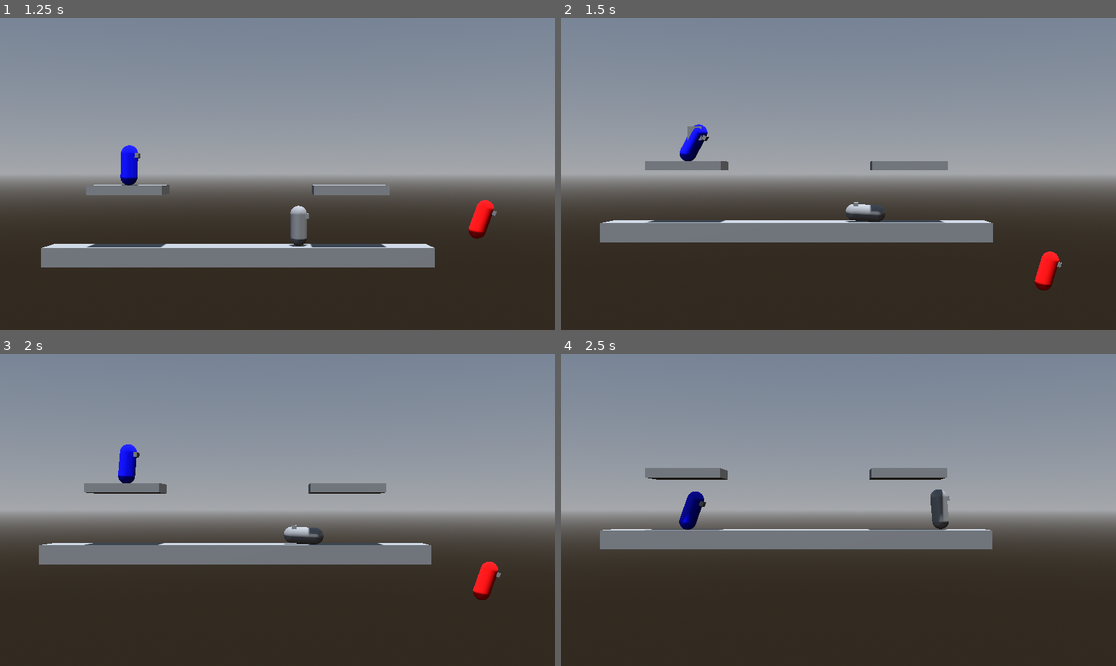
Above: before the commit, frames 1-4 (two rows, left to right).
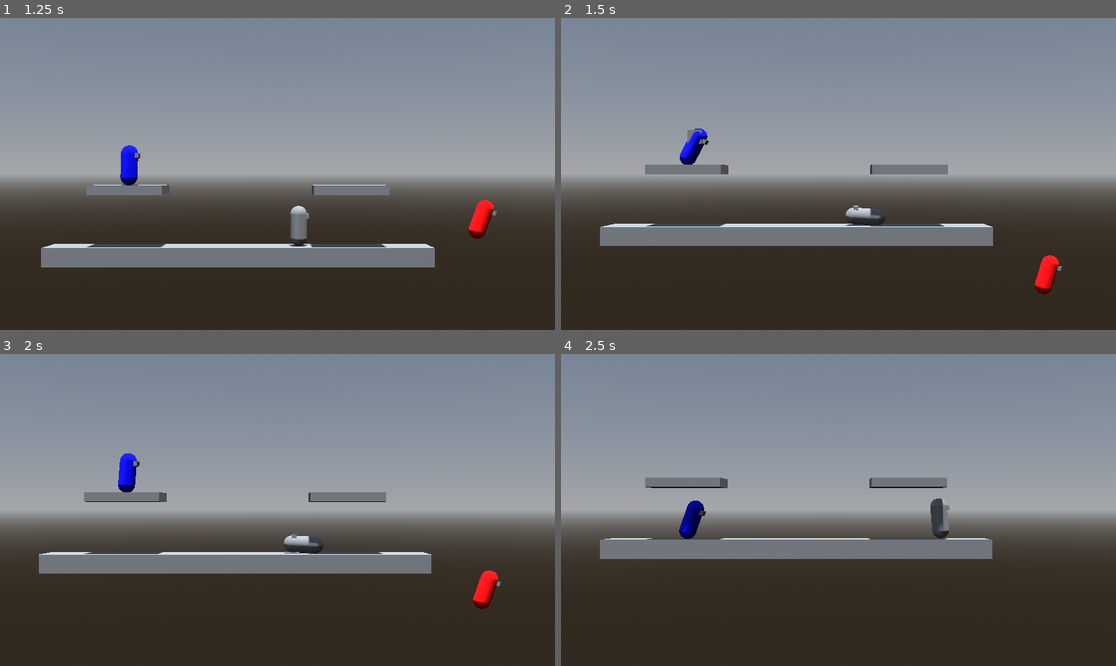
Above: after the commit, the same moments.

Repository: CocoMarck/SuperSmashTux
Game: Godot game, scene res://scenes/main.tscn
Two runs of this game, one before a commit and one after it. Both use one fixed random seed, a clock stepped at 60 frames per second and the inputs below.
Inputs:
- Up to frame 1 (1.25 s): hold Right (player1_move_right) from 0.53 s (still down); tap K (player1_attack) at 0.6 s; tap Space (player1_jump) at 0.77 s
- Up to frame 2 (1.5 s): release Right (player1_move_right) at 1.28 s; hold Down (player1_move_down) from 1.28 s (still down); tap G (player2_attack) at 1.35 s
- Up to frame 3 (2 s): keep holding Down (player1_move_down); tap Space (player1_jump) at 1.52 s
- Up to frame 4 (2.5 s): release Down (player1_move_down) at 2.03 s; hold Right (player1_move_right) from 2.03 s (still down); tap S (player2_move_down) at 2.1 s

Frame 1 is identical in both runs. In frame 2, 3.8% of the frame differs, in the area x 7-91%, y 34-89%; in frame 3, 7.4%, in the area x 7-91%, y 28-82%; in frame 4, 6.9%.

Commit message:
Refactor in platform scripts

Diff:
--- a/scenes/main.tscn
+++ b/scenes/main.tscn
@@ -14,7 +14,7 @@
 size = Vector3(96, 64, 10)
 
 [sub_resource type="BoxShape3D" id="BoxShape3D_camara"]
-size = Vector3(42, 22, 10)
+size = Vector3(42, 20, 10)
 
 [sub_resource type="BoxShape3D" id="BoxShape3D_bkxvp"]
 size = Vector3(41.528, 2, 4)
@@ -58,7 +58,7 @@
 [node name="CameraArea" type="Area3D" parent="." unique_id=1882558199]
 
 [node name="CollisionShape3D" type="CollisionShape3D" parent="CameraArea" unique_id=1492263022]
-transform = Transform3D(1, 0, 0, 0, 1, 0, 0, 0, 1, 0, 9, 0)
+transform = Transform3D(1, 0, 0, 0, 1, 0, 0, 0, 1, 0, 10, 0)
 shape = SubResource("BoxShape3D_camara")
 debug_color = Color(0.6581904, 0.51603204, 0, 0.41960785)
 
--- a/scripts/ground_platform.gd
+++ b/scripts/ground_platform.gd
@@ -1,44 +1,27 @@
 class_name GroundPlatform
-extends StaticBody3D
+extends Platform
 
 # Plataforma de suelo normal, con orillas agarrables (debe tener un collision shape de caja 3D).
 
 # Constantes del script.
 const GROUP_NAME := &"ground_platforms"
 
-# Propiedades privadas | Forma de la plataforma.
-@onready var _collision_shape: CollisionShape3D = get_node_or_null("CollisionShape3D")
-
-# Funciones | Inicializar.
-func _ready() -> void:
-	'''
-	Meterse al grupo de plataformas de suelo, pa que los characters nos encuentren facil y barato.
-	'''
-	add_to_group(GROUP_NAME)
+# Funciones | Grupo (usado por el _ready() del papa Platform).
+func _get_group_name() -> StringName:
+	return GROUP_NAME
 
 # Funciones propias.
 func has_ledges() -> bool:
 	'''
-	Saber si esta plataforma tiene orillas agarrables (agarrame esta). Solo si su primer CollisionShape3D
-	lleva un BoxShape3D, si no, ni caso tiene buscarle la tercera pierna al vato.
+	Solo un BoxShape3D define esquinas claras en X; un cilindro o capsula
+	no tienen una orilla real que agarrar.
 	'''
 	return _collision_shape != null and _collision_shape.shape is BoxShape3D
 
-func get_top_y() -> float:
-	'''
-	Altura global de la cara de arriba de la plataforma.
-	Si no hay caja de donde sacarla, se regresa la posicion global de la plataforma nomas, de fallback.
-	'''
-	if not has_ledges():
-		return global_position.y
-	var box := _collision_shape.shape as BoxShape3D
-	var half_height := box.size.y * 0.5 * _collision_shape.global_basis.get_scale().y
-	return _collision_shape.global_position.y + half_height
-
 func get_ledge_x(right_side: bool) -> float:
 	'''
-	Posicion x global de una de las orillas de la plataforma.
-	Con right_side en true da la orilla derecha, en false la izquierda.
+	Posicion X global de la orilla derecha o izquierda segun right_side.
+	Si la plataforma no tiene orillas, cae a global_position.x sin tronar.
 	'''
 	if not has_ledges():
 		return global_position.x
--- a/scripts/helpers/attacks.gd
+++ b/scripts/helpers/attacks.gd
@@ -1,5 +1,5 @@
+class_name Attacks
 extends RefCounted
-class_name Attacks
 
 # Ataques en el piso.
 var neutral : FightMove
--- a/scripts/helpers/fight_move.gd
+++ b/scripts/helpers/fight_move.gd
@@ -1,5 +1,5 @@
+class_name FightMove
 extends RefCounted
-class_name FightMove
 
 # Propiedades publicas | Configuracion.
 var name: StringName
--- a/scripts/helpers/player_input_map.gd
+++ b/scripts/helpers/player_input_map.gd
@@ -1,5 +1,5 @@
+class_name PlayerInputMap
 extends RefCounted
-class_name PlayerInputMap
 
 # Nombres de las acciones del Input Map para un jugador.
 var move_left: StringName
--- a/scripts/one_way_platform.gd
+++ b/scripts/one_way_platform.gd
@@ -1,38 +1,9 @@
 class_name OneWayPlatform
-extends StaticBody3D
+extends Platform
 
 # Plataforma que se atraviesa desde abajo, pero en la que te posas al caer encima.
 
-# Constantes del script.
 const GROUP_NAME := &"one_way_platforms"
 
-# Funciones | Inicializar.
-func _ready() -> void:
-	'''
-	Meterse al grupo de plataformas de un solo sentido, pa que los characters nos encuentren facil y barato.
-	'''
-	add_to_group(GROUP_NAME)
-
-# Funciones propias.
-func get_top_y() -> float:
-	'''
-	Altura global de la cara de arriba de la plataforma. Se calcula desde el primer CollisionShape3D hijo.
-	Si no hay shape soportado, se regresa la posicion global de la plataforma nomas, de fallback.
-	'''
-	var collision_shape := get_node_or_null("CollisionShape3D") as CollisionShape3D
-	if collision_shape == null or collision_shape.shape == null:
-		return global_position.y
-
-	var half_height := 0.0
-	var shape := collision_shape.shape
-	if shape is BoxShape3D:
-		half_height = (shape as BoxShape3D).size.y * 0.5
-	elif shape is CylinderShape3D:
-		half_height = (shape as CylinderShape3D).height * 0.5
-	elif shape is CapsuleShape3D:
-		half_height = (shape as CapsuleShape3D).height * 0.5
-	else:
-		return global_position.y
-
-	var scale_y := collision_shape.global_basis.get_scale().y
-	return collision_shape.global_position.y + (half_height * scale_y)
+func _get_group_name() -> StringName:
+	return GROUP_NAME
--- /dev/null
+++ b/scripts/platform.gd
@@ -0,0 +1,53 @@
+@abstract
+class_name Platform
+extends StaticBody3D
+
+# Clase abstracta papa de las plataformas del juego.
+# Centraliza el registro en grupo y el calculo de la cara superior via collision shape.
+
+# Propiedades privadas | Forma de la plataforma.
+@onready var _collision_shape: CollisionShape3D = _get_first_collision_shape()
+
+# Funciones | Inicializar.
+func _ready() -> void:
+	'''
+	Registrar la plataforma en su grupo. El nombre del grupo lo define cada hijo
+	sobrescribiendo _get_group_name().
+	'''
+	add_to_group(_get_group_name())
+
+# Funciones propias.
+func _get_first_collision_shape() -> CollisionShape3D:
+	'''
+	Buscar el primer CollisionShape3D hijo directo de la plataforma.
+	'''
+	for child in get_children():
+		if child is CollisionShape3D:
+			return child
+	return null
+
+func get_top_y() -> float:
+	'''
+	Altura (Y global) de la cara superior de la plataforma, segun su collision shape.
+	Soporta BoxShape3D, CylinderShape3D y CapsuleShape3D. Sin shape util, cae a global_position.y.
+	'''
+	if _collision_shape == null or _collision_shape.shape == null:
+		return global_position.y
+
+	var half_height := 0.0
+	var shape := _collision_shape.shape
+	if shape is BoxShape3D:
+		half_height = (shape as BoxShape3D).size.y * 0.5
+	elif shape is CylinderShape3D:
+		half_height = (shape as CylinderShape3D).height * 0.5
+	elif shape is CapsuleShape3D:
+		half_height = (shape as CapsuleShape3D).height * 0.5
+	else:
+		return global_position.y
+
+	var scale_y := _collision_shape.global_basis.get_scale().y
+	return _collision_shape.global_position.y + (half_height * scale_y)
+
+# Funciones para sobrescribir en los hijos.
+@abstract
+func _get_group_name() -> StringName
--- a/scripts/spawn_point.gd
+++ b/scripts/spawn_point.gd
@@ -1,5 +1,5 @@
+class_name SpawnPoint
 extends Marker3D
-class_name SpawnPoint
 
 # Constantes del script.
 const CHARACTER_PREFAB = preload("res://prefabs/character.tscn")
Not shown, added: scripts/platform.gd.uid
Not shown, changed: docs/assets.md
Not shown, removed: docs/nota-plataformas-padre.md
Not shown, changed: docs/nota-problemas.md
